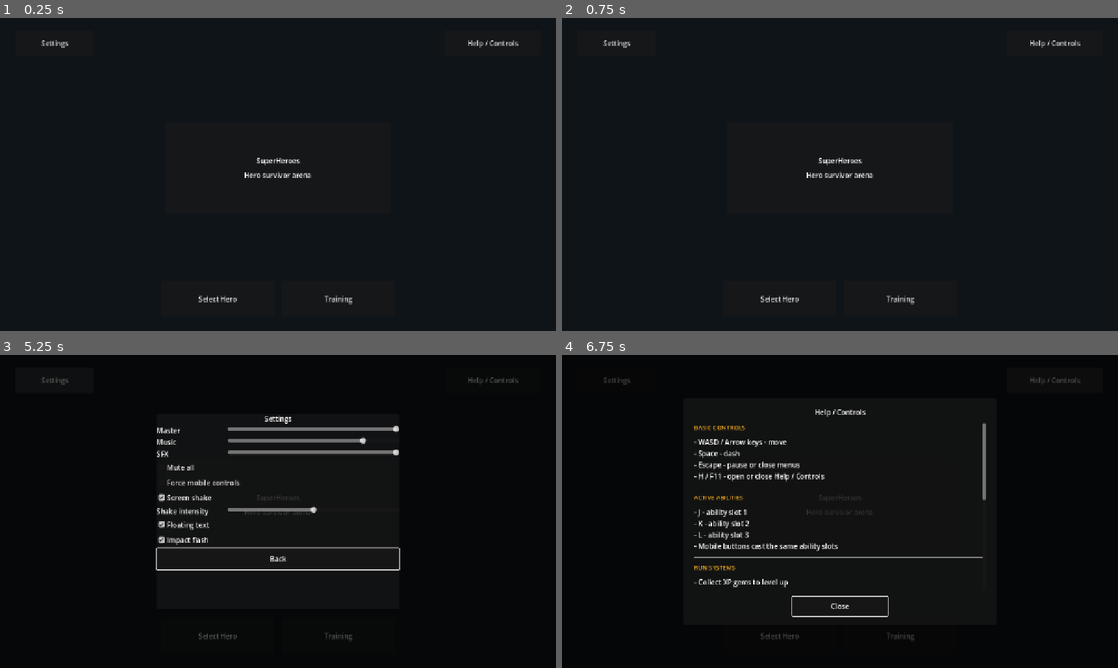
Above: before the commit, frames 1-4 (two rows, left to right).
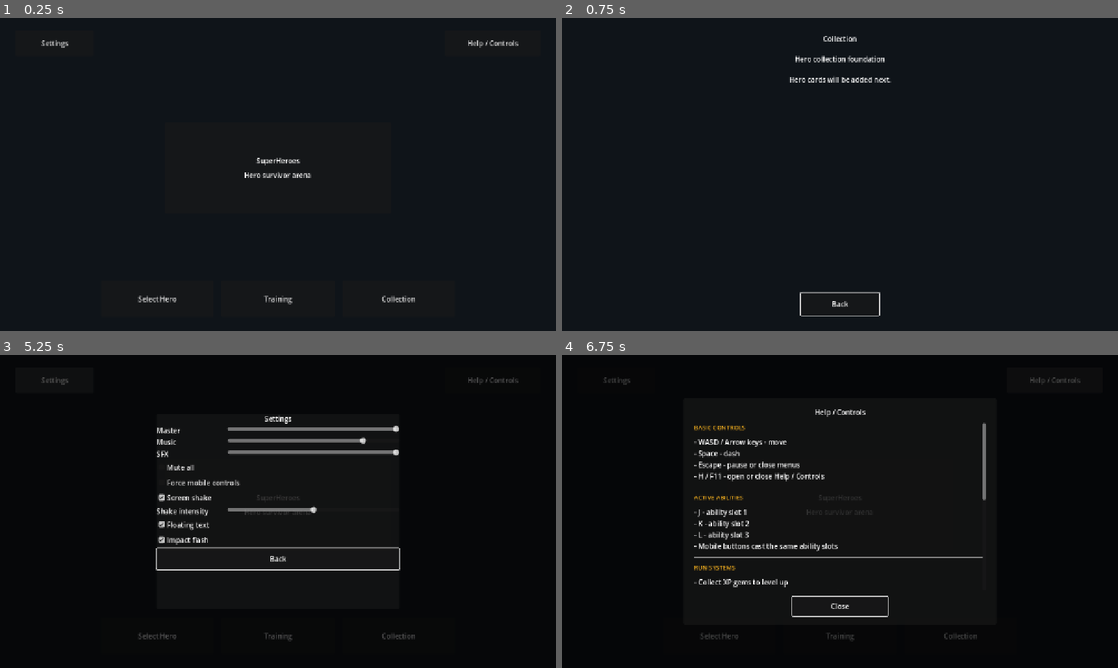
Above: after the commit, the same moments.

Repository: StanisRyz/SuperHeroes
Game: Godot game, scene res://scenes/main/Main.tscn
Two runs of this game, one before a commit and one after it. Both use one fixed random seed, a clock stepped at 60 frames per second and the inputs below.
Inputs (mouse positions are in pixels of both pictures, inside the frame that each line leads up to):
- Up to frame 1 (0.25 s): no input
- Up to frame 2 (0.75 s): click (962, 299) at 0.5 s, where only the run after the commit has a clickable "Collection"
- Up to frame 3 (5.25 s): click (278, 639) at 1.25 s, where only the run after the commit has a clickable "Back"; click "Select Hero" at 2 s; click "Back" at 2.75 s; click "Training" at 3.5 s; click "Back" at 4.25 s; click "Settings" at 5 s
- Up to frame 4 (6.75 s): click "Back" at 5.75 s; click "Help / Controls" at 6.5 s

The runs differ from the first frame. In frame 1, 0.4% of the frame differs, in the area x 24-75%, y 88-92%; in frame 2, 1.3%, in the area x 7-94%, y 5-96%; in frame 3, 0.3%; in frame 4, 0.2%.

Commit message:
Add collection menu entry
Add Main Menu Collection Entry:
- Add Collection button to the main menu bottom bar.
- Add collection_requested signal and button handler in MainMenu.
- Add placeholder HeroCollectionScreen with title, subtitle, and Back button.
- Wire Collection screen open/close flow through Main.gd.
- Preserve Select Hero, Training, Settings, Help, Last Choice, and run start flows.
- Keep Collection as pre-game only.
- Do not implement hero card grid, gacha pulls, equipment, inventory, Training layout rework, or gameplay changes yet.
- Update README.md, Agents.md, and validation docs if present.

Diff:
--- a/scenes/main/Main.gd
+++ b/scenes/main/Main.gd
@@ -16,6 +16,7 @@
 var meta_progression_manager: Node
 var post_run_rewards_screen: Node
 var meta_upgrade_shop: Node
+var hero_collection_screen: Node
 var selected_hero_id: String = ""
 var selected_stage_id: String = ""
 
@@ -64,6 +65,7 @@
 	_init_run_briefing_screen()
 	_init_post_run_rewards_screen()
 	_init_meta_upgrade_shop()
+	_init_hero_collection_screen()
 
 	if character_select != null:
 		if character_select.has_method("setup"):
@@ -130,6 +132,17 @@
 		meta_upgrade_shop.back_requested.connect(_close_meta_shop)
 	if meta_upgrade_shop.has_signal("buy_requested") and not meta_upgrade_shop.buy_requested.is_connected(_on_meta_buy_requested):
 		meta_upgrade_shop.buy_requested.connect(_on_meta_buy_requested)
+
+
+func _init_hero_collection_screen() -> void:
+	var scene: PackedScene = load("res://scenes/ui/HeroCollectionScreen.tscn")
+	if scene == null:
+		push_warning("Main: HeroCollectionScreen.tscn not found.")
+		return
+	hero_collection_screen = scene.instantiate()
+	add_child(hero_collection_screen)
+	if hero_collection_screen.has_signal("back_requested") and not hero_collection_screen.back_requested.is_connected(_close_hero_collection):
+		hero_collection_screen.back_requested.connect(_close_hero_collection)
 
 
 func _show_main_menu() -> void:
@@ -164,6 +177,8 @@
 		main_menu.settings_requested.connect(_open_settings_menu)
 	if main_menu.has_signal("meta_shop_requested") and not main_menu.meta_shop_requested.is_connected(_open_meta_shop):
 		main_menu.meta_shop_requested.connect(_open_meta_shop)
+	if main_menu.has_signal("collection_requested") and not main_menu.collection_requested.is_connected(_open_hero_collection):
+		main_menu.collection_requested.connect(_open_hero_collection)
 	if main_menu.has_signal("help_requested") and not main_menu.help_requested.is_connected(_open_controls_help):
 		main_menu.help_requested.connect(_open_controls_help)
 
@@ -460,6 +475,9 @@
 	if _is_meta_shop_open():
 		_close_meta_shop()
 		return
+	if _is_hero_collection_open():
+		_close_hero_collection()
+		return
 	if run_briefing_screen != null and run_briefing_screen.visible:
 		_on_run_briefing_back_requested()
 		return
@@ -483,6 +501,10 @@
 	return meta_upgrade_shop != null and meta_upgrade_shop.visible
 
 
+func _is_hero_collection_open() -> bool:
+	return hero_collection_screen != null and hero_collection_screen.visible
+
+
 func _is_controls_help_open() -> bool:
 	if controls_help_overlay == null:
 		return false
@@ -504,6 +526,31 @@
 func _close_meta_shop() -> void:
 	if meta_upgrade_shop != null and meta_upgrade_shop.has_method("close"):
 		meta_upgrade_shop.close()
+	if main_menu != null:
+		main_menu.show()
+
+
+func _open_hero_collection() -> void:
+	if hero_collection_screen == null:
+		push_warning("Main: HeroCollectionScreen not initialized.")
+		return
+	if _is_meta_shop_open() or _is_settings_open() or _is_controls_help_open():
+		return
+	if character_select != null and character_select.visible:
+		return
+	if stage_select != null and stage_select.visible:
+		return
+	if run_briefing_screen != null and run_briefing_screen.visible:
+		return
+	if main_menu != null:
+		main_menu.hide()
+	if hero_collection_screen.has_method("open"):
+		hero_collection_screen.open()
+
+
+func _close_hero_collection() -> void:
+	if hero_collection_screen != null and hero_collection_screen.has_method("close"):
+		hero_collection_screen.close()
 	if main_menu != null:
 		main_menu.show()
 
--- /dev/null
+++ b/scenes/ui/HeroCollectionScreen.gd
@@ -0,0 +1,77 @@
+extends CanvasLayer
+
+signal back_requested
+
+var _title_label: Label
+var _back_button: Button
+
+
+func _ready() -> void:
+	process_mode = Node.PROCESS_MODE_ALWAYS
+	layer = 17
+	_build_ui()
+	hide()
+
+
+func _build_ui() -> void:
+	var root := Control.new()
+	root.set_anchors_preset(Control.PRESET_FULL_RECT)
+	add_child(root)
+
+	var bg := ColorRect.new()
+	bg.set_anchors_preset(Control.PRESET_FULL_RECT)
+	bg.color = Color(0.06, 0.08, 0.1, 1.0)
+	root.add_child(bg)
+
+	var margin := MarginContainer.new()
+	margin.set_anchors_preset(Control.PRESET_FULL_RECT)
+	margin.add_theme_constant_override("margin_left", 48)
+	margin.add_theme_constant_override("margin_top", 36)
+	margin.add_theme_constant_override("margin_right", 48)
+	margin.add_theme_constant_override("margin_bottom", 36)
+	root.add_child(margin)
+
+	var vbox := VBoxContainer.new()
+	vbox.add_theme_constant_override("separation", 24)
+	vbox.alignment = BoxContainer.ALIGNMENT_CENTER
+	margin.add_child(vbox)
+
+	_title_label = Label.new()
+	_title_label.text = "Collection"
+	_title_label.horizontal_alignment = HORIZONTAL_ALIGNMENT_CENTER
+	vbox.add_child(_title_label)
+
+	var subtitle := Label.new()
+	subtitle.text = "Hero collection foundation"
+	subtitle.horizontal_alignment = HORIZONTAL_ALIGNMENT_CENTER
+	vbox.add_child(subtitle)
+
+	var body := Label.new()
+	body.text = "Hero cards will be added next."
+	body.horizontal_alignment = HORIZONTAL_ALIGNMENT_CENTER
+	vbox.add_child(body)
+
+	var spacer := Control.new()
+	spacer.size_flags_vertical = Control.SIZE_EXPAND_FILL
+	vbox.add_child(spacer)
+
+	_back_button = Button.new()
+	_back_button.text = "Back"
+	_back_button.custom_minimum_size = Vector2(180, 52)
+	_back_button.size_flags_horizontal = Control.SIZE_SHRINK_CENTER
+	_back_button.pressed.connect(_on_back_pressed)
+	vbox.add_child(_back_button)
+
+
+func open() -> void:
+	show()
+	if _back_button != null:
+		_back_button.grab_focus()
+
+
+func close() -> void:
+	hide()
+
+
+func _on_back_pressed() -> void:
+	back_requested.emit()
--- /dev/null
+++ b/scenes/ui/HeroCollectionScreen.tscn
@@ -0,0 +1,6 @@
+[gd_scene load_steps=2 format=3 uid="uid://hero_collection_screen"]
+
+[ext_resource type="Script" path="res://scenes/ui/HeroCollectionScreen.gd" id="1_hero_collection_script"]
+
+[node name="HeroCollectionScreen" type="CanvasLayer"]
+script = ExtResource("1_hero_collection_script")
--- a/scenes/ui/MainMenu.gd
+++ b/scenes/ui/MainMenu.gd
@@ -5,6 +5,7 @@
 signal settings_requested
 signal meta_shop_requested
 signal help_requested
+signal collection_requested
 
 var settings_manager: Node
 var audio_manager: Node
@@ -14,6 +15,7 @@
 @onready var settings_button: Button = get_node_or_null("Root/TopBar/HBoxContainer/SettingsButton")
 @onready var help_button: Button = get_node_or_null("Root/TopBar/HBoxContainer/HelpButton")
 @onready var training_button: Button = get_node_or_null("Root/BottomBar/HBoxContainer/TrainingButton")
+@onready var collection_button: Button = get_node_or_null("Root/BottomBar/HBoxContainer/CollectionButton")
 @onready var quit_button: Button = get_node_or_null("Root/QuitButton")
 
 
@@ -38,6 +40,9 @@
 
 	if training_button != null and not training_button.pressed.is_connected(_on_training_button_pressed):
 		training_button.pressed.connect(_on_training_button_pressed)
+
+	if collection_button != null and not collection_button.pressed.is_connected(_on_collection_button_pressed):
+		collection_button.pressed.connect(_on_collection_button_pressed)
 
 	if quit_button != null and not quit_button.pressed.is_connected(_on_quit_button_pressed):
 		quit_button.pressed.connect(_on_quit_button_pressed)
@@ -81,6 +86,11 @@
 	meta_shop_requested.emit()
 
 
+func _on_collection_button_pressed() -> void:
+	_play_ui_click()
+	collection_requested.emit()
+
+
 func _on_quit_button_pressed() -> void:
 	_play_ui_click()
 	quit_requested.emit()
--- a/scenes/ui/MainMenu.tscn
+++ b/scenes/ui/MainMenu.tscn
@@ -115,6 +115,11 @@
 layout_mode = 2
 text = "Training"
 
+[node name="CollectionButton" type="Button" parent="Root/BottomBar/HBoxContainer"]
+custom_minimum_size = Vector2(260, 56)
+layout_mode = 2
+text = "Collection"
+
 [node name="QuitButton" type="Button" parent="Root"]
 custom_minimum_size = Vector2(180, 48)
 visible = false
Not shown, added: scenes/ui/HeroCollectionScreen.gd.uid
Not shown, changed: Agents.md
Not shown, changed: README.md
Not shown, changed: docs/validation/gameplay_validation.md
